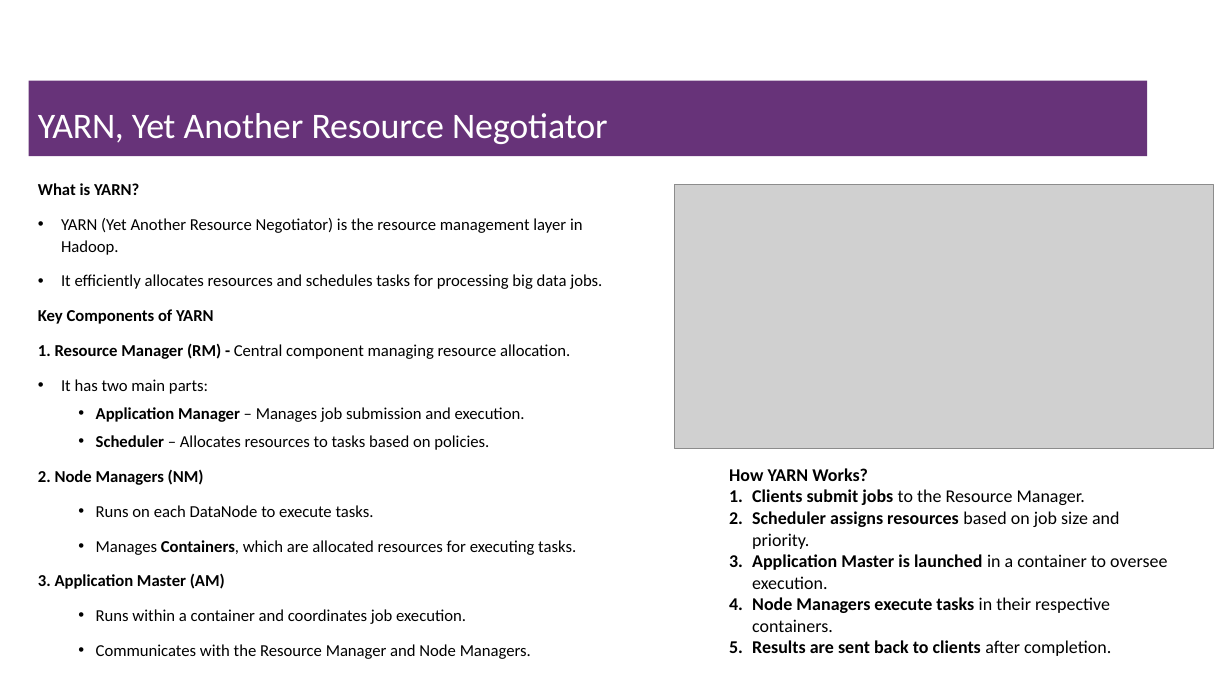
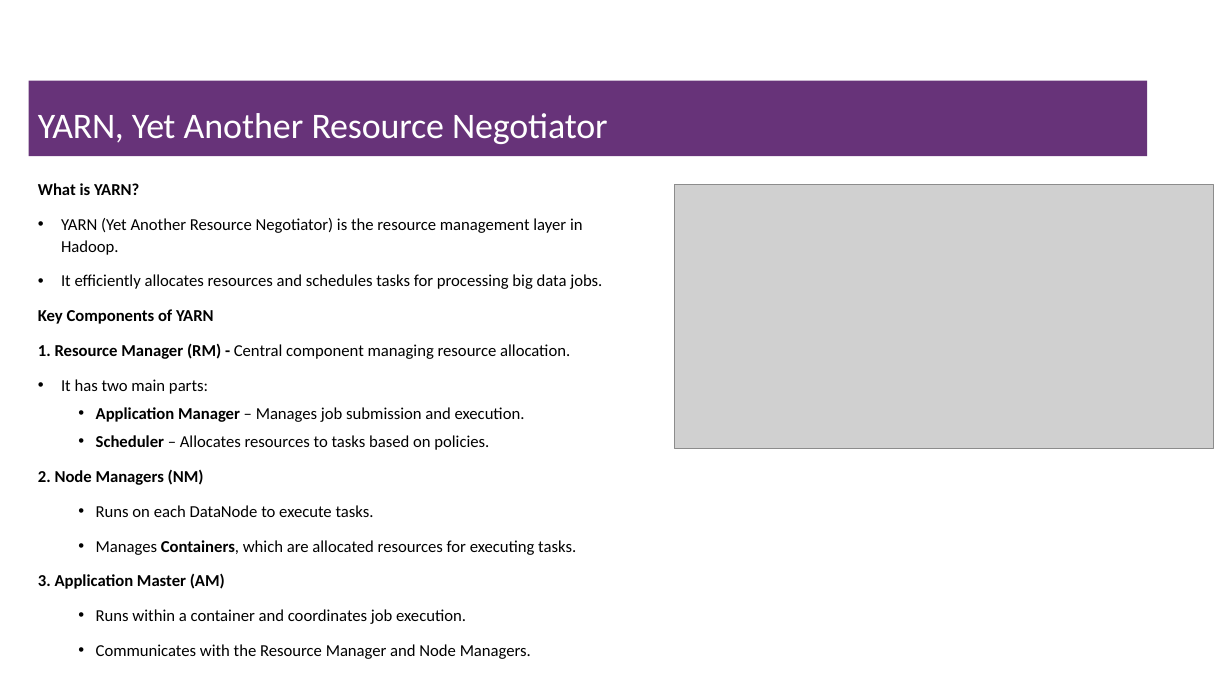
Before and after one commit to msfasha/307401-Big-Data, a slide deck: slide 10 of 20243/section_2_introduction_to_hadoop_eco_system/2-Introduction to Hadoop Eco System.pptx. Drawn at 1232x693 pixels with LibreOffice and Linux fonts; fonts in the diff are those of the drawing; grey boxes stand for pictures; background and template pictures are left out. Boxes give left, top, right and bottom in pixels: in the first picture for what was removed or moved away, otherwise in the second. Text is boxed around its words. In the diff, an @@ line names an element or a change of style, - is before the commit and + after.

```diff
--- a/20243/section_2_introduction_to_hadoop_eco_system/2-Introduction to Hadoop Eco System.pptx
+++ b/20243/section_2_introduction_to_hadoop_eco_system/2-Introduction to Hadoop Eco System.pptx
@@ text removed at [729, 468, 1167, 656] @@
-How YARN Works?
-1. Clients submit jobs to the Resource Manager.
-2. Scheduler assigns resources based on job size and priority.
-3. Application Master is launched in a container to oversee execution.
-4. Node Managers execute tasks in their respective containers.
-5. Results are sent back to clients after completion.
```
Also in this commit, not shown: 4 other slides changed, 5 slides added, 3 slides removed, 2 other files.
